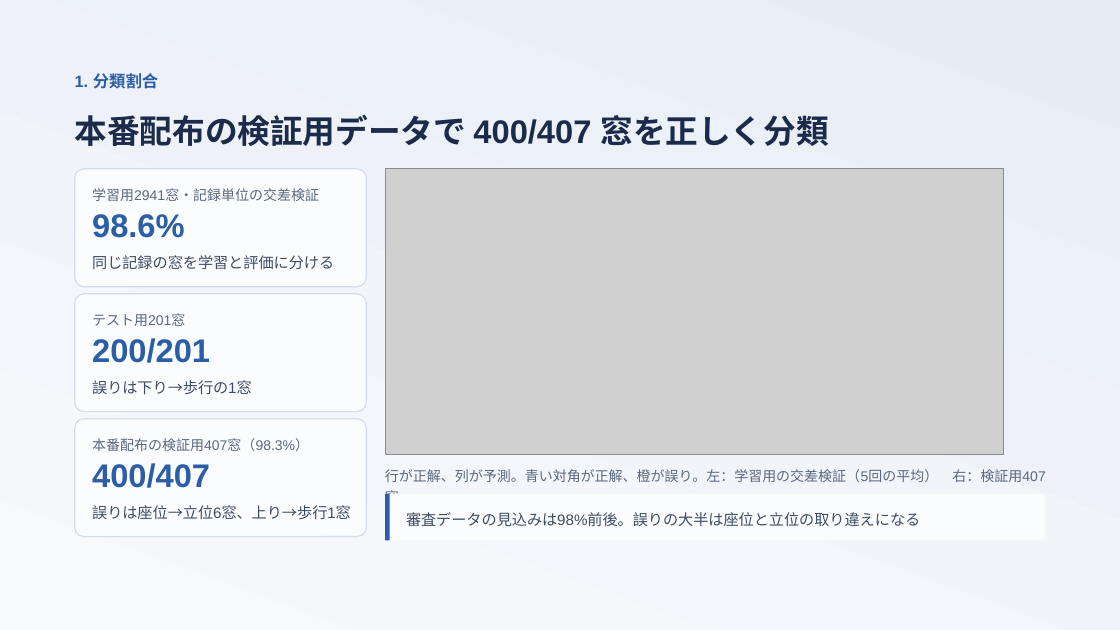
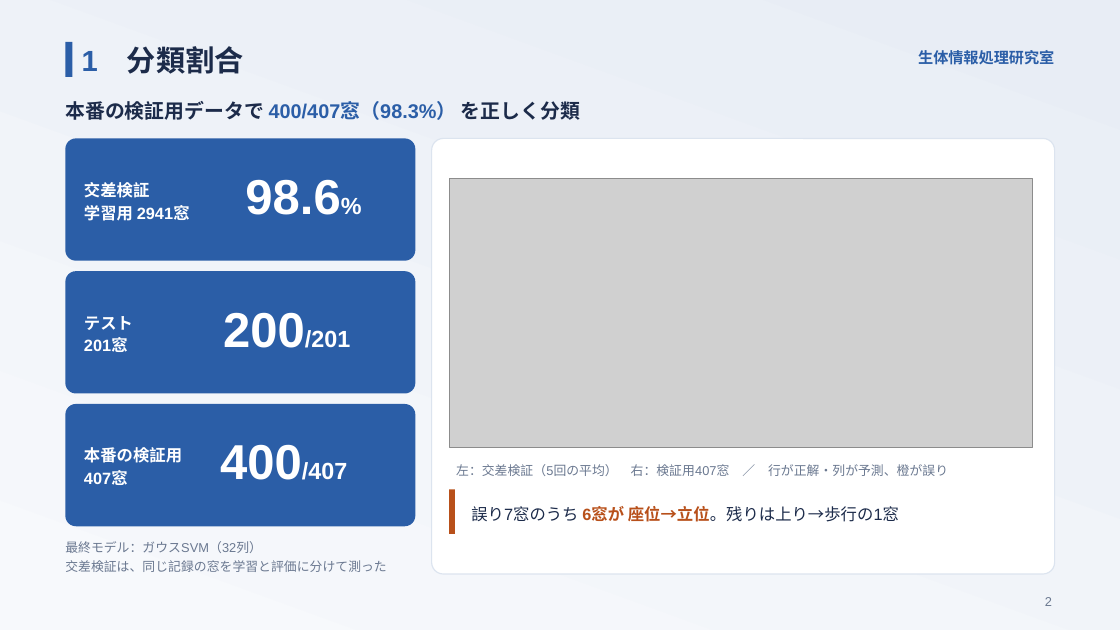
Before and after one commit to takuto-nohara/DataScienceContest, a slide deck: slide 2 of presentation/final_seitailab.pptx. Drawn at 1120x630 pixels with LibreOffice and Linux fonts; fonts in the diff are those of the drawing; grey boxes stand for pictures. Boxes give left, top, right and bottom in pixels: in the first picture for what was removed or moved away, otherwise in the second. Text is boxed around its words. In the diff, an @@ line names an element or a change of style, - is before the commit and + after.

```diff
--- a/presentation/final_seitailab.pptx
+++ b/presentation/final_seitailab.pptx
@@ rectangle added at (66,42,72,77), fill #2B5EA7 @@
@@ text at (82,46,244,74): text changed; size 14 to 25 pt; text colour #2B5EA7 to #1C2B4A @@
-1. 分類割合
+1 分類割合
@@ text added at (918,50,1054,65), 13 pt, text #2B5EA7, bold @@
+生体情報処理研究室
@@ text at (65,101,580,120): text changed; size 28 to 17 pt @@
-本番配布の検証用データで 400/407 窓を正しく分類
+本番の検証用データで 400/407窓（98.3%） を正しく分類
@@ fill #FBFCFE to #2B5EA7; outline #D3DCE8 1 pt to none; proportions changed in 3 elements at (66,404,416,527), (66,271,416,394), (66,139,416,261) @@
@@ rounded rectangle: place and size @@
-rounded rectangle at (75,169,366,287)
+rounded rectangle at (66,139,416,261)
@@ rounded rectangle added at (432,139,1055,575), fill #FFFFFF, outline #DCE4EF 1 pt @@
@@ text "98.6%": place and size @@
-text "98.6%" at (92,214,185,238)
+text "98.6%" at (245,179,340,215)
@@ text "98.6%" at (245,179,340,215): size 28 to 42 pt, size 28 to 20 pt in "98.6%"; text colour #2B5EA7 to #FFFFFF; line spacing 30.8pt to 42pt @@
@@ picture: place and size @@
-picture at (385,169,1003,455)
+picture at (450,178,1033,447)
@@ text added at (84,182,190,221), 14 pt, text #FFFFFF, bold @@
+交差検証
+学習用 2941窓
@@ text removed at (92,188,319,201) @@
-学習用2941窓・記録単位の交差検証
@@ rounded rectangle: place and size @@
-rounded rectangle at (75,294,366,412)
+rounded rectangle at (66,271,416,394)
@@ text at (84,316,133,352): text changed; size 12 to 14 pt; text colour #5A6880 to #FFFFFF; bold on @@
-テスト用201窓
+テスト
+201窓
@@ text "200/201": place and size @@
-text "200/201" at (92,338,210,363)
+text "200/201" at (223,312,350,348)
@@ text "200/201" at (223,312,350,348): size 28 to 42 pt, size 28 to 20 pt in "200/201"; text colour #2B5EA7 to #FFFFFF; line spacing 30.8pt to 42pt @@
@@ text removed at (92,380,252,395) @@
-誤りは下り→歩行の1窓
@@ rounded rectangle: place and size @@
-rounded rectangle at (75,418,366,536)
+rounded rectangle at (66,404,416,527)
@@ text at (84,447,182,485): text changed; size 12 to 14 pt; text colour #5A6880 to #FFFFFF; bold on @@
-本番配布の検証用407窓（98.3%）
+本番の検証用
+407窓
@@ text "400/407": place and size @@
-text "400/407" at (92,463,210,488)
+text "400/407" at (220,444,347,480)
@@ text "400/407" at (220,444,347,480): size 28 to 42 pt, size 28 to 20 pt in "400/407"; text colour #2B5EA7 to #FFFFFF; line spacing 30.8pt to 42pt @@
@@ text at (456,464,948,476): text changed; size 12 to 11 pt; text colour #5A6880 to #6A7890 @@
-行が正解、列が予測。青い対角が正解、橙が誤り。左：学習用の交差検証（5回の平均） 右：検証用407窓
+左：交差検証（5回の平均） 右：検証用407窓 ／ 行が正解・列が予測、橙が誤り
@@ rounded rectangle: place and size @@
-rounded rectangle at (385,494,1045,541)
+rounded rectangle at (450,489,1038,534)
@@ rounded rectangle at (450,489,1038,534): fill #FBFCFE to #FFFFFF; proportions changed @@
@@ rectangle: place and size @@
-rectangle at (385,494,390,541)
+rectangle at (450,489,455,534)
@@ rectangle at (450,489,455,534): fill #2B5EA7 to #B8501A @@
@@ text at (471,506,899,522): text changed; size 13 to 14 pt; text colour #3E4C63 to #1C2B4A @@
-誤りは座位→立位6窓、上り→歩行1窓
+誤り7窓のうち 6窓が 座位→立位。残りは上り→歩行の1窓
@@ text removed at (406,512,920,527) @@
-審査データの見込みは98%前後。誤りの大半は座位と立位の取り違えになる
@@ text at (65,541,387,572): text changed; size 13 to 11 pt; text colour #3E4C63 to #6A7890 @@
-同じ記録の窓を学習と評価に分ける
+最終モデル：ガウスSVM（32列）
+交差検証は、同じ記録の窓を学習と評価に分けて測った
@@ text added at (1045,597,1052,606), 11 pt, text #6A7890 @@
+2
```
Also in this commit, not shown: 7 other slides changed, 16 other files.
